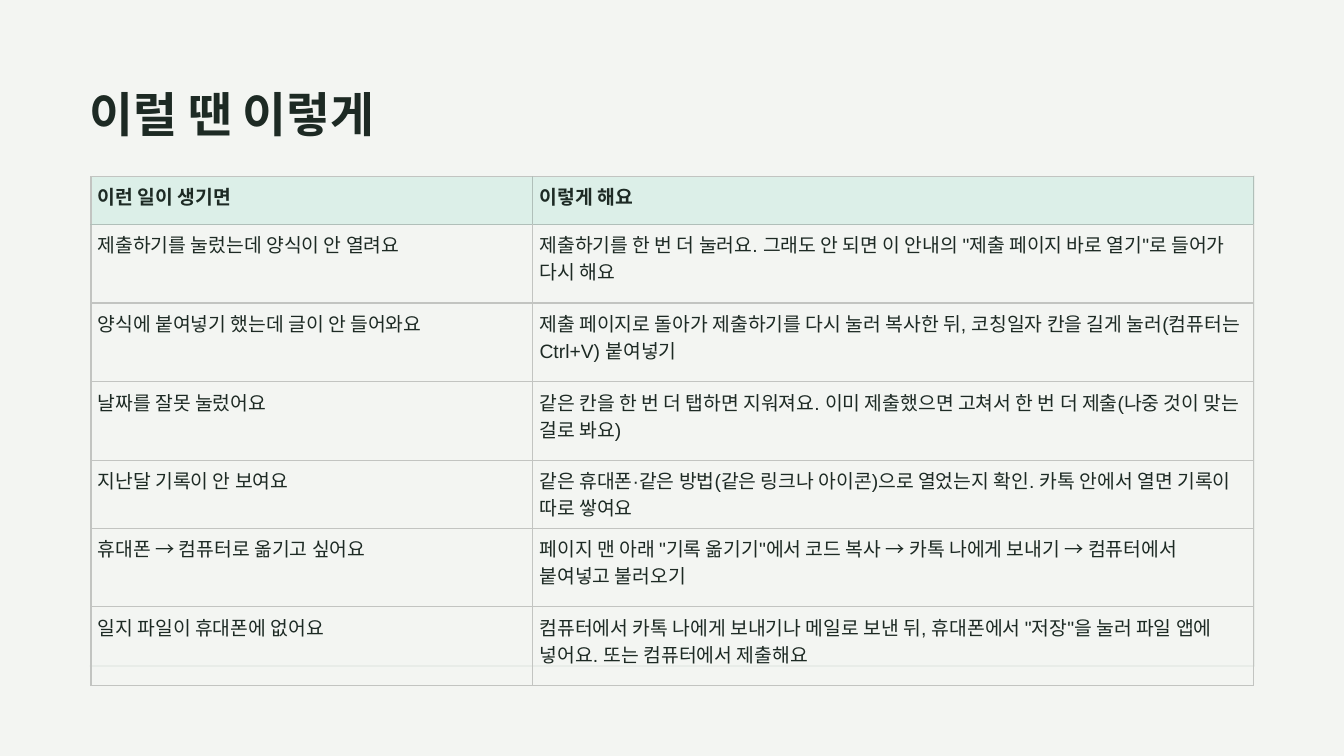
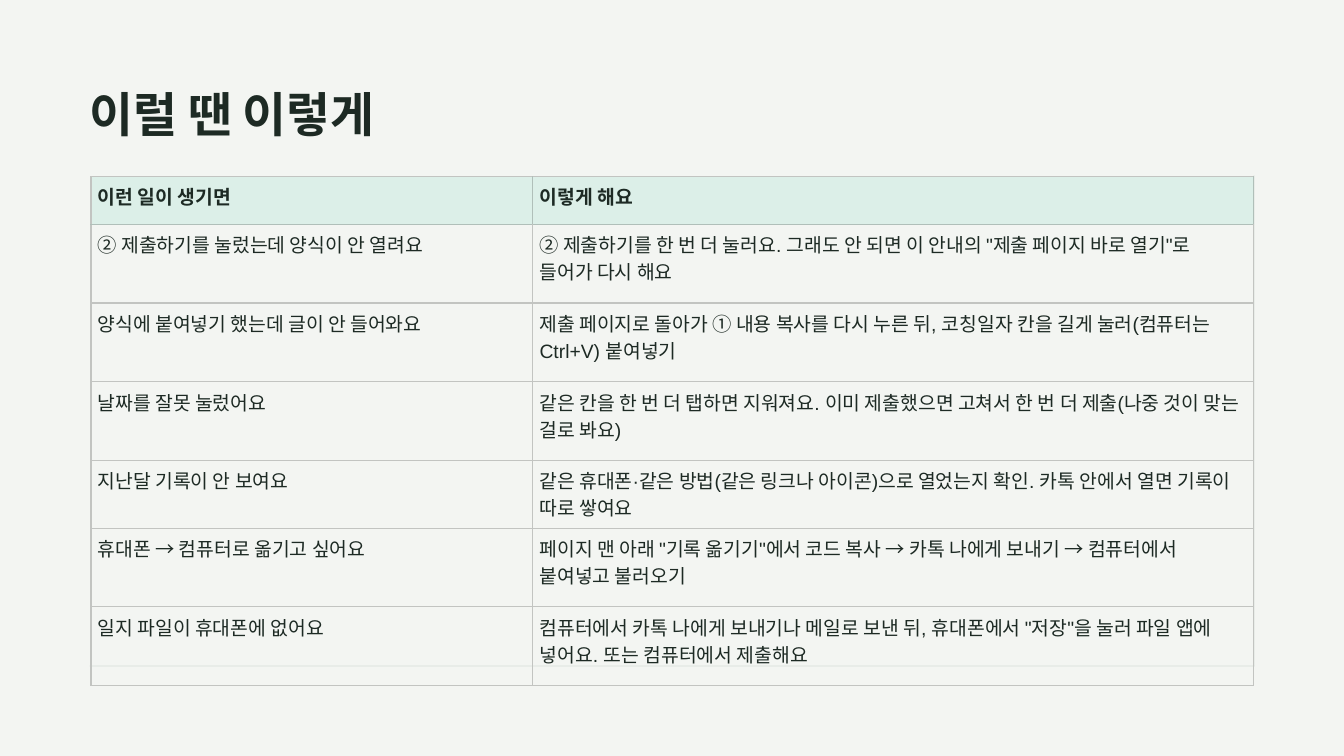
Before and after one commit to rkdhssnfl/maple-river-48, a slide deck: slide 23 of guide.pptx. Drawn at 1344x756 pixels with LibreOffice and Linux fonts; fonts in the diff are those of the drawing. Boxes give left, top, right and bottom in pixels: in the first picture for what was removed or moved away, otherwise in the second. Text is boxed around its words. In the diff, an @@ line names an element or a change of style, - is before the commit and + after.

```diff
--- a/guide.pptx
+++ b/guide.pptx
@@ table at <box>91,176,1253,668</box> @@
-row 2, column 1: 제출하기를 눌렀는데 양식이 안 열려요
+row 2, column 1: ② 제출하기를 눌렀는데 양식이 안 열려요
@@ row 2, column 2: "제출하기를 한 번 더 눌러요. 그래도 안 되면 이 안내의 "제출 페이지 바로 열기"로 들어가 다시 해요" to "② 제출하기를 한 번 더 눌러요. 그래도 안 되면 이 안내의 "제출 페이지 바로 열기"로 들어가 다시 해요" @@
-row 3, column 2: 제출 페이지로 돌아가 제출하기를 다시 눌러 복사한 뒤, 코칭일자 칸을 길게 눌러(컴퓨터는 Ctrl+V) 붙여넣기
+row 3, column 2: 제출 페이지로 돌아가 ① 내용 복사를 다시 누른 뒤, 코칭일자 칸을 길게 눌러(컴퓨터는 Ctrl+V) 붙여넣기
```
Also in this commit, not shown: 8 other slides changed, 27 other files.
